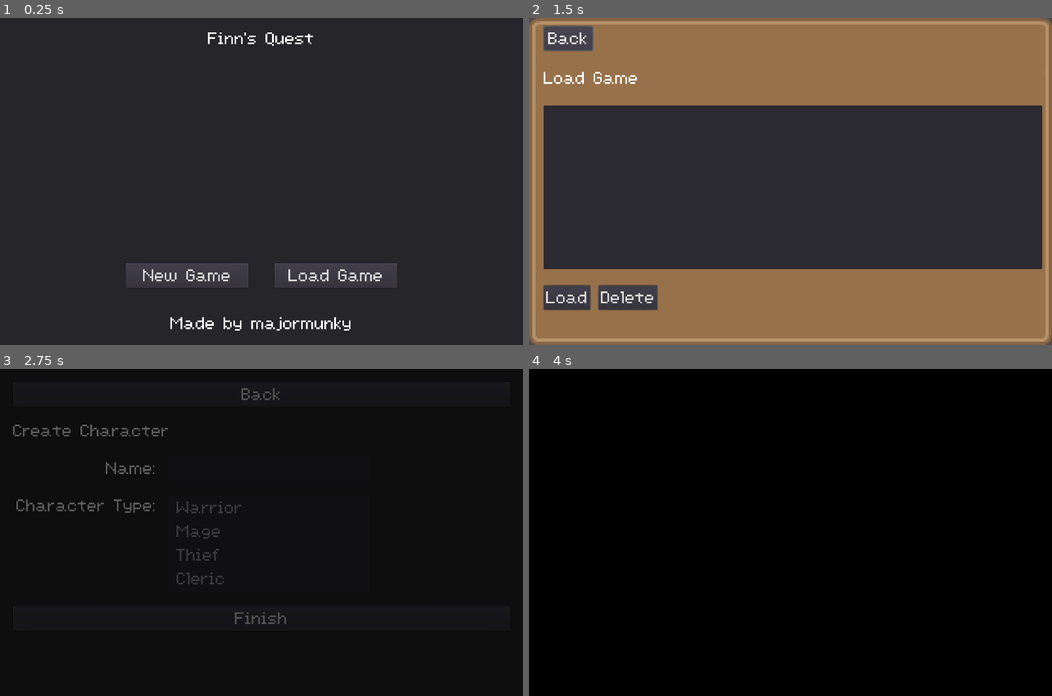
Above: before the commit, frames 1-4 (two rows, left to right).
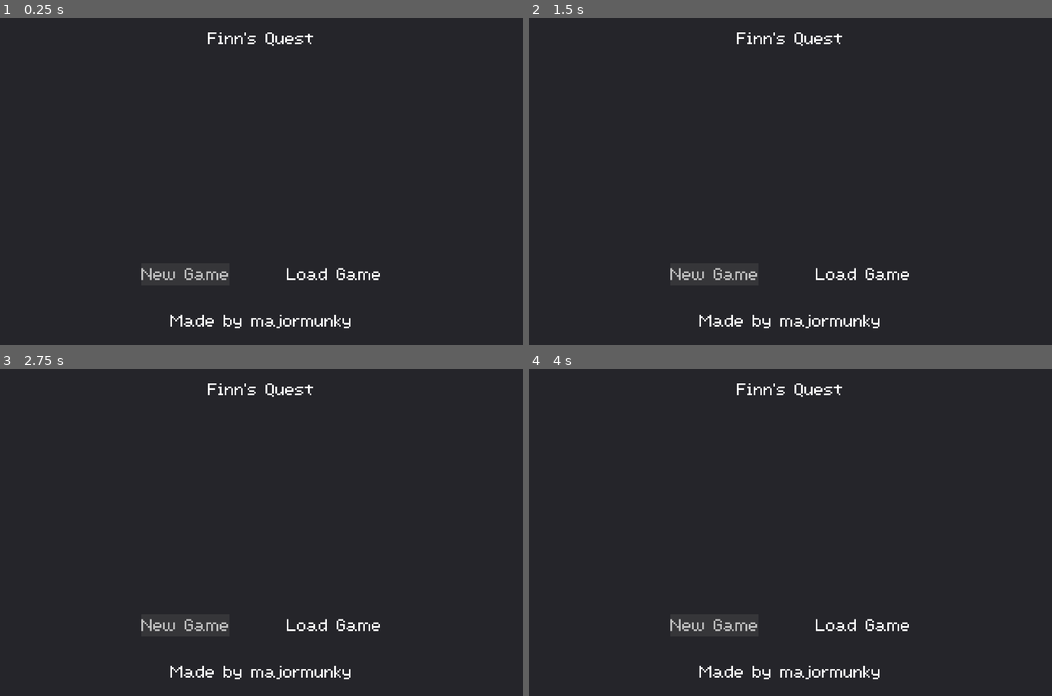
Above: after the commit, the same moments.

Repository: majormunky/MiniRPG
Game: Godot game, scene res://scenes/MainMenu.tscn
Same seed, same stepped clock (60 frames per second), same inputs: the game is played once before the commit and once after it.
Inputs (mouse positions are in pixels of both pictures, inside the frame that each line leads up to):
- Up to frame 1 (0.25 s): no input
- Up to frame 2 (1.5 s): click (863, 276) at 0.5 s, where only the run before the commit has a clickable "Load Game"; click (570, 37) at 1.25 s, where only the run before the commit has a clickable "Back"
- Up to frame 3 (2.75 s): click (188, 627) at 2 s, where only the run before the commit has a clickable "New Game"
- Up to frame 4 (4 s): click (790, 395) at 2.75 s, where only the run before the commit has a clickable "Back"; click (717, 627) at 3.5 s, where only the run before the commit has a clickable "New Game"

The runs differ from the first frame. In frame 1, 2.3% of the frame differs, in the area x 24-76%, y 75-96%; in frame 2, 52%; in frame 3, 73%; in frame 4, 100%, in the area x 0-100%, y 0-100%.

Commit message:
Setup the main menu to be able to be controlled with a controller.  Currently, mouse clicking doesn't work.

Diff:
--- a/scenes/MainMenu.gd
+++ b/scenes/MainMenu.gd
@@ -2,6 +2,9 @@
 
 onready var new_game_scene = preload("res://scenes/CreatePlayer.tscn")
 onready var transition = $TransitionRect
+onready var menu_obj = $MarginContainer/VBoxContainer/MarginContainer2/MenuOptions
+
+var current_option = 0
 
 
 func load_json_data(filepath):
@@ -22,8 +25,30 @@
 	for monster_key in monster_data:
 		GameData.monster_data[monster_key] = monster_data[monster_key]
 
-	# transition.visible = true
 	transition.fadeOut()
+
+
+func _input(event):
+	if event.is_action_pressed("ui_right") or event.is_action_pressed("ui_left"):
+		if current_option == 0:
+			current_option = 1
+		else:
+			current_option = 0
+		update_menu()
+	elif event.is_action_pressed("ui_accept"):
+		if current_option == 0:
+			_on_New_Game_pressed()
+		else:
+			_on_Load_Game_pressed()
+
+
+func update_menu():
+	if current_option == 0:
+		menu_obj.get_node("NewGameLabel/ColorRect").visible = true
+		menu_obj.get_node("LoadGameLabel/ColorRect").visible = false
+	else:
+		menu_obj.get_node("NewGameLabel/ColorRect").visible = false
+		menu_obj.get_node("LoadGameLabel/ColorRect").visible = true
 
 
 func _on_New_Game_pressed():
--- a/scenes/MainMenu.tscn
+++ b/scenes/MainMenu.tscn
@@ -28,7 +28,7 @@
 
 [node name="VBoxContainer" type="VBoxContainer" parent="MarginContainer"]
 margin_right = 1280.0
-margin_bottom = 800.0
+margin_bottom = 802.0
 custom_constants/separation = 20
 
 [node name="GameTitle" type="Label" parent="MarginContainer/VBoxContainer"]
@@ -43,10 +43,11 @@
 [node name="MarginContainer2" type="MarginContainer" parent="MarginContainer/VBoxContainer"]
 margin_top = 120.0
 margin_right = 1280.0
-margin_bottom = 660.0
+margin_bottom = 654.0
 custom_constants/margin_top = 480
 
 [node name="HBoxContainer" type="HBoxContainer" parent="MarginContainer/VBoxContainer/MarginContainer2"]
+visible = false
 margin_top = 480.0
 margin_right = 1280.0
 margin_bottom = 540.0
@@ -69,10 +70,53 @@
 rect_min_size = Vector2( 300, 0 )
 text = "Load Game"
 
+[node name="MenuOptions" type="HBoxContainer" parent="MarginContainer/VBoxContainer/MarginContainer2"]
+margin_top = 480.0
+margin_right = 1280.0
+margin_bottom = 534.0
+theme = ExtResource( 1 )
+custom_constants/separation = 140
+alignment = 1
+
+[node name="NewGameLabel" type="Label" parent="MarginContainer/VBoxContainer/MarginContainer2/MenuOptions"]
+margin_left = 346.0
+margin_right = 562.0
+margin_bottom = 54.0
+text = "New Game"
+__meta__ = {
+"_edit_use_anchors_": false
+}
+
+[node name="ColorRect" type="ColorRect" parent="MarginContainer/VBoxContainer/MarginContainer2/MenuOptions/NewGameLabel"]
+modulate = Color( 0.329412, 0.329412, 0.329412, 0.356863 )
+anchor_right = 1.0
+anchor_bottom = 1.0
+__meta__ = {
+"_edit_use_anchors_": false
+}
+
+[node name="LoadGameLabel" type="Label" parent="MarginContainer/VBoxContainer/MarginContainer2/MenuOptions"]
+margin_left = 702.0
+margin_right = 934.0
+margin_bottom = 54.0
+text = "Load Game"
+__meta__ = {
+"_edit_use_anchors_": false
+}
+
+[node name="ColorRect" type="ColorRect" parent="MarginContainer/VBoxContainer/MarginContainer2/MenuOptions/LoadGameLabel"]
+visible = false
+modulate = Color( 0.329412, 0.329412, 0.329412, 0.356863 )
+anchor_right = 1.0
+anchor_bottom = 1.0
+__meta__ = {
+"_edit_use_anchors_": false
+}
+
 [node name="MarginContainer" type="MarginContainer" parent="MarginContainer/VBoxContainer"]
-margin_top = 680.0
+margin_top = 674.0
 margin_right = 1280.0
-margin_bottom = 774.0
+margin_bottom = 768.0
 custom_constants/margin_top = 40
 
 [node name="Label" type="Label" parent="MarginContainer/VBoxContainer/MarginContainer"]
